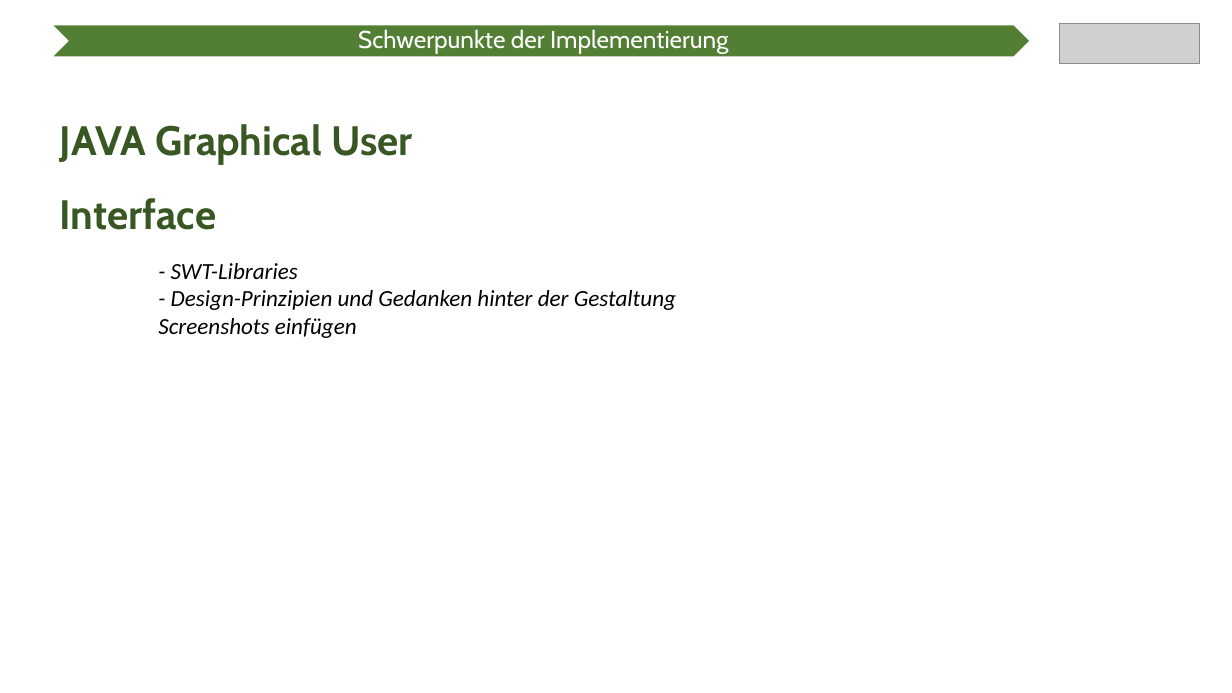
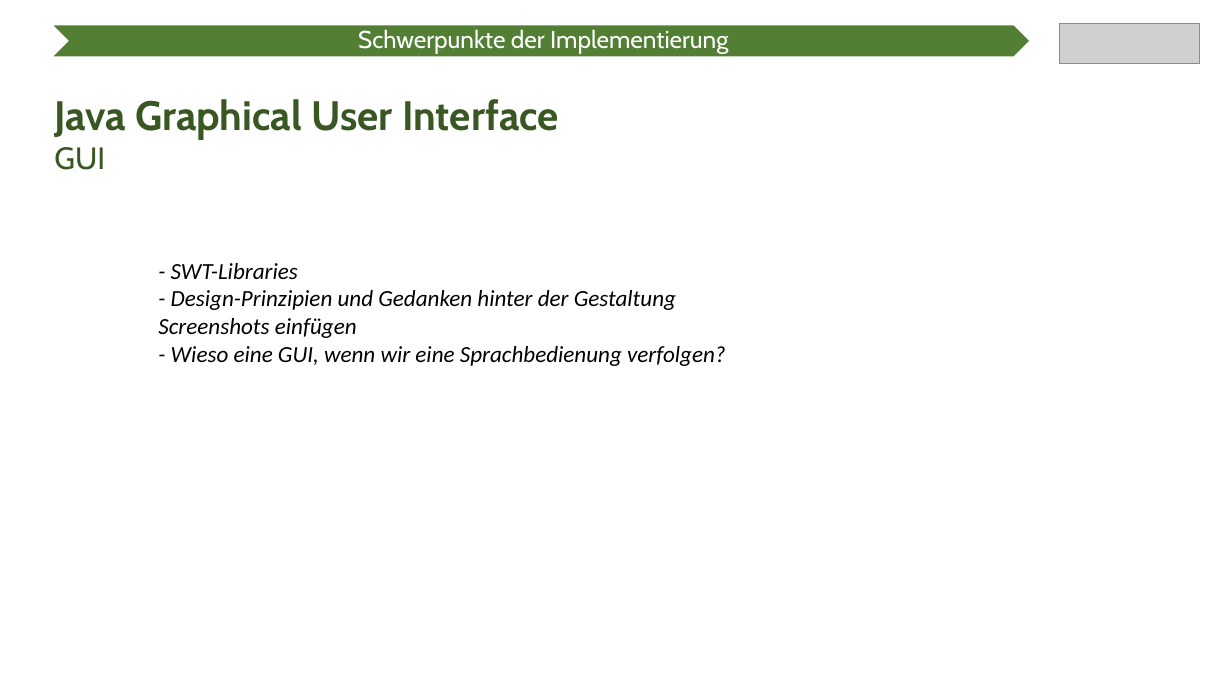
Before and after one commit to Ratoh/SAPLEXA, a slide deck: slide 10 of CavallaroAngelo/Präsentation Wahlmodulvorstellung/SAPlexa Präsentation.pptx (slide 11 before the commit). Drawn at 1232x693 pixels with LibreOffice and Linux fonts; fonts in the diff are those of the drawing; grey boxes stand for pictures. Boxes give left, top, right and bottom in pixels: in the first picture for what was removed or moved away, otherwise in the second. Text is boxed around its words. In the diff, an @@ line names an element or a change of style, - is before the commit and + after.

```diff
--- a/CavallaroAngelo/Präsentation Wahlmodulvorstellung/SAPlexa Präsentation.pptx
+++ b/CavallaroAngelo/Präsentation Wahlmodulvorstellung/SAPlexa Präsentation.pptx
@@ text at bbox=[54, 99, 559, 170]: text changed @@
-JAVA Graphical User Interface
+Java Graphical User Interface
+GUI
@@ text at bbox=[171, 346, 726, 366]: paragraph added @@
+- Wieso eine GUI, wenn wir eine Sprachbedienung verfolgen?
```
Also in this commit, not shown: 14 other slides changed, 2 slides added, 3 slides removed.
